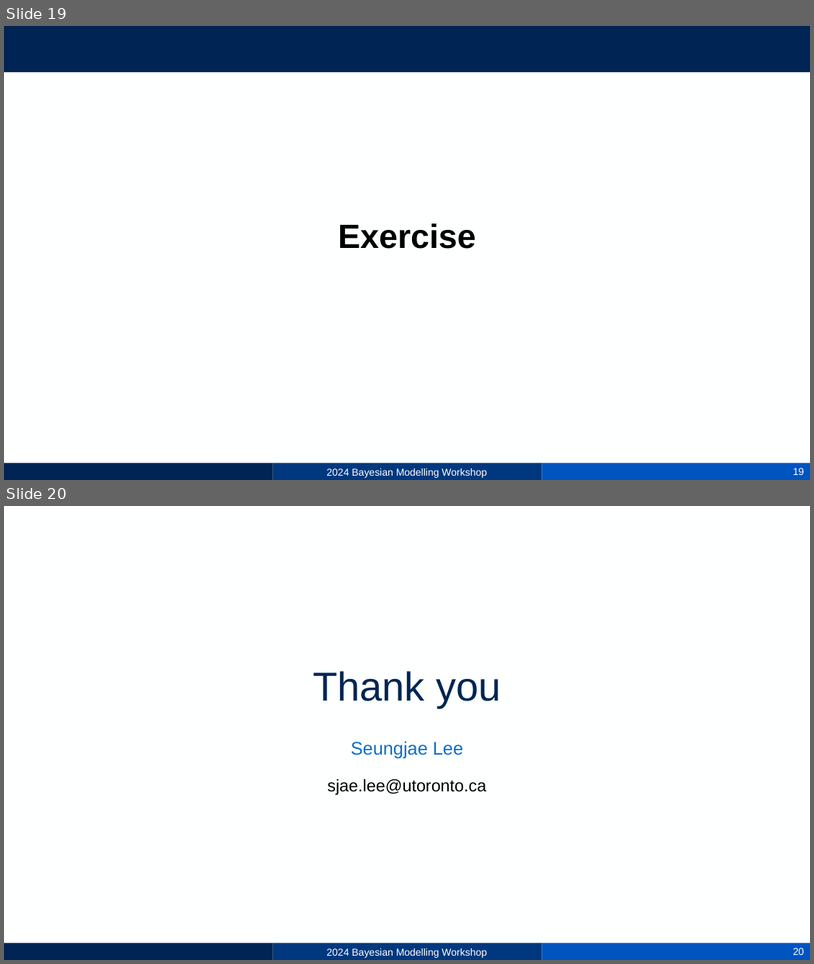
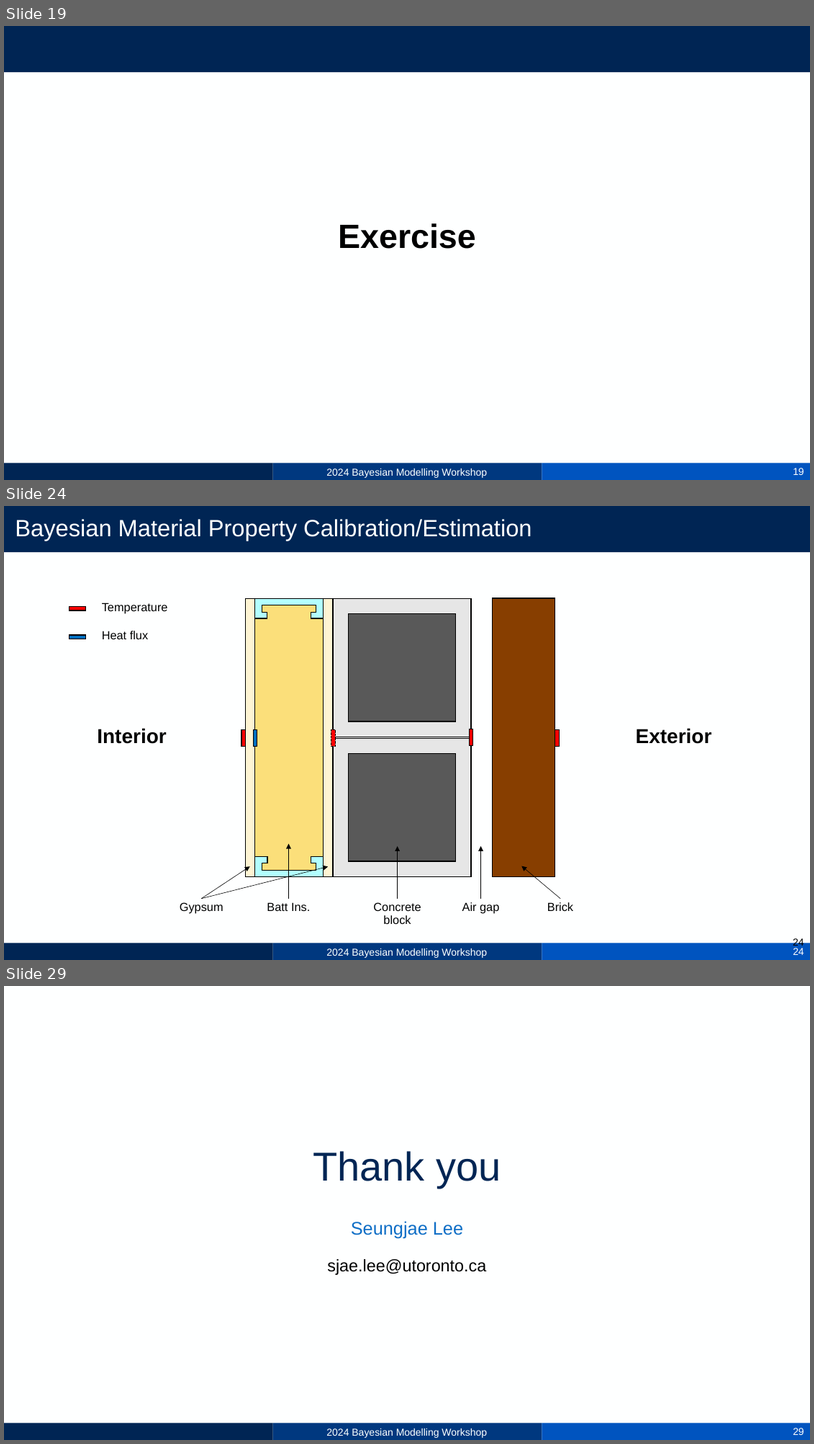
Before and after one commit to sjae-lee/IIB-training, a slide deck: bayesian-modelling/2_Linear regression.pptx. Shown one above the other, each under a label of ours: slides 19 and 20 before the commit, slides 19, 24 and 29 after it; the slides between them are not shown. The pictures are 814x964 and 814x1444 pixels, drawn with LibreOffice and Linux fonts; fonts in the diff are those of the drawing; background and template pictures are left out. Boxes give left, top, right and bottom in pixels: in the first picture for what was removed or moved away, otherwise in the second. Text is boxed around its words. In the diff, an @@ line names an element or a change of style, - is before the commit and + after.

```diff
--- a/bayesian-modelling/2_Linear regression.pptx
+++ b/bayesian-modelling/2_Linear regression.pptx
@@ slide 24 added at (4,506,810,960), background #FEFFFF; not listed: 6 template elements that a slide beside it also shows @@
@@ title added at (15,519,532,541), 28 pt, text #FEFFFF @@
+Bayesian Material Property Calibration/Estimation
@@ group added at (70,598,712,924): 15 rectangles, 9 texts, 6 arrows, 2 freeform shapes @@
+Temperature
+Heat flux
+Interior
+Exterior
+Gypsum
+Batt Ins.
+Concrete block
+Air gap
+Brick
@@ page number added at (793,947,804,955), 12 pt, text #000000 @@
+24
@@ what was slide 20 is now slide 29 @@
@@ page number at (793,1427,804,1435): text changed @@
-20
+29
```
Also in this commit, not shown: 8 other slides added, 2 other files.
